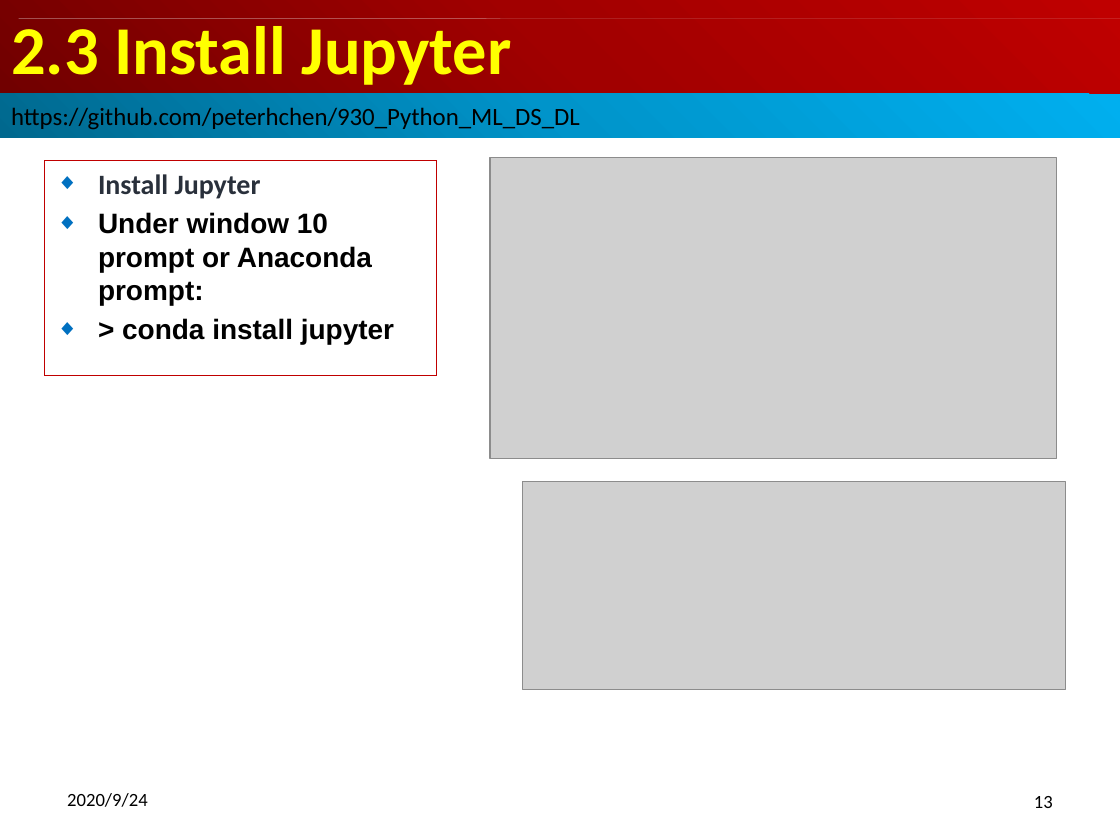
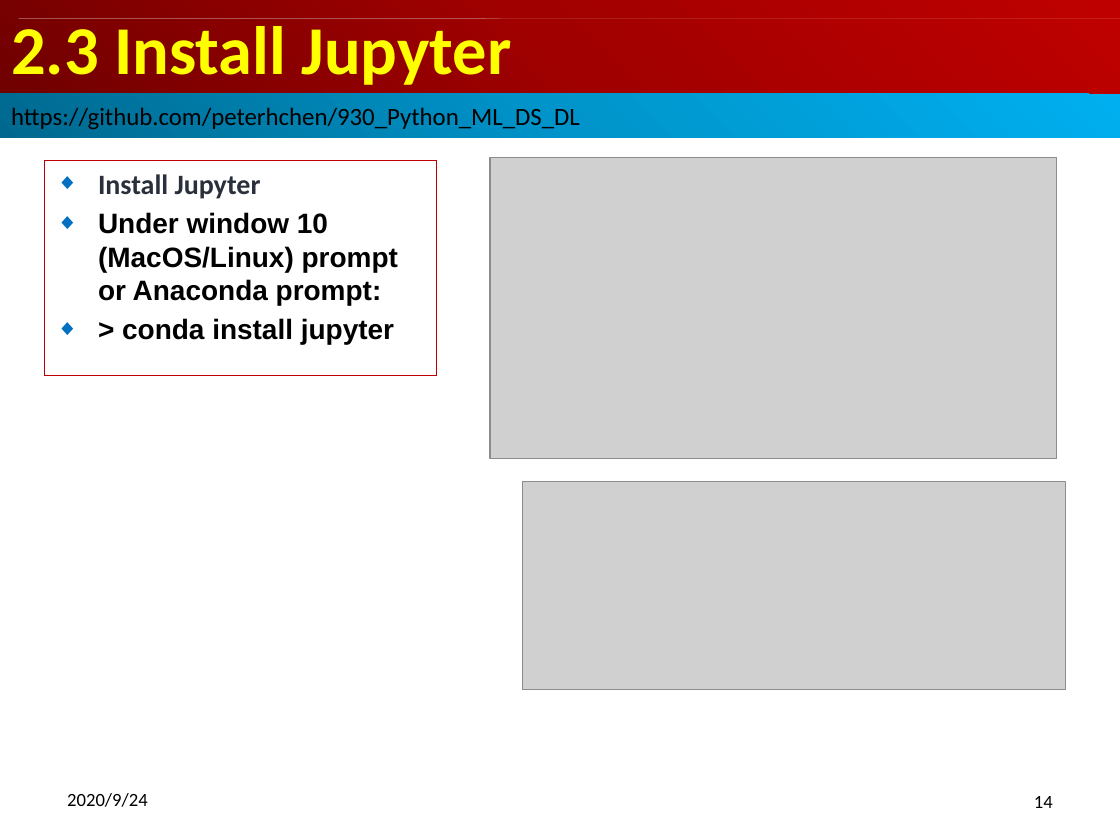
Before and after one commit to peterhchen/900_Python_ML_DS_DL, a slide deck: slide 14 of 002_SetupRunTensorflow.pptx (slide 13 before the commit). Drawn at 1120x840 pixels with LibreOffice and Linux fonts; fonts in the diff are those of the drawing; grey boxes stand for pictures. Boxes give left, top, right and bottom in pixels: in the first picture for what was removed or moved away, otherwise in the second. Text is boxed around its words. In the diff, an @@ line names an element or a change of style, - is before the commit and + after.

```diff
--- a/002_SetupRunTensorflow.pptx
+++ b/002_SetupRunTensorflow.pptx
@@ subtitle at <box>98,212,398,305</box>: text changed @@
-◆ Under window 10 prompt or Anaconda prompt:
+◆ Under window 10 (MacOS/Linux) prompt or Anaconda prompt:
@@ page number at <box>1034,796,1053,808</box>: text changed @@
-13
+14
```
Also in this commit, not shown: 1 slide added.
